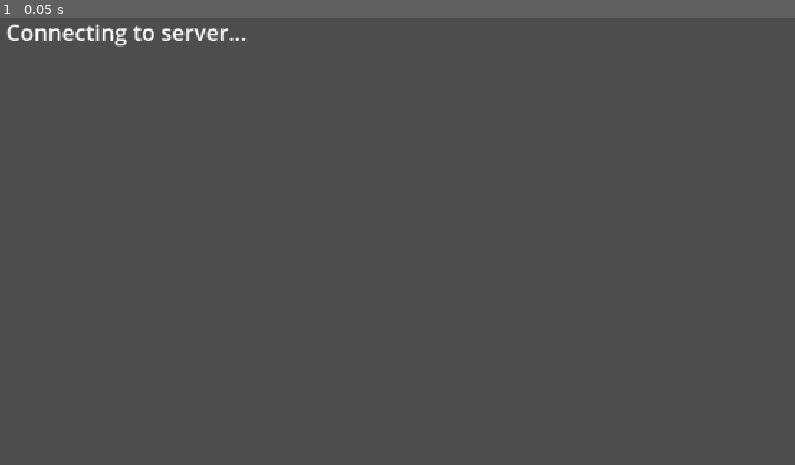
Above: before the commit, frame 1.
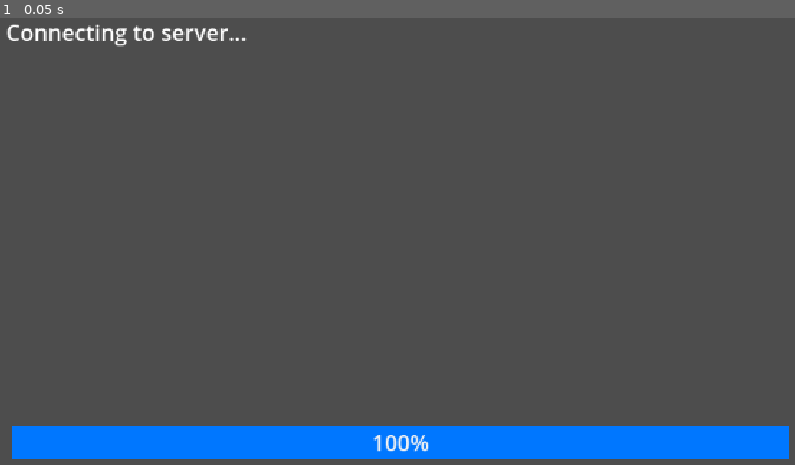
Above: after the commit, the same moment.

Repository: cyteon/polyworld
Game: Godot game, scene res://scenes/menus/loading.tscn
Same seed, same stepped clock (60 frames per second), same inputs: the game is played once before the commit and once after it. This scene is started directly instead of the project's main scene. A sky picture missing from this copy of the repository is replaced by a grey-blue gradient.
Inputs:
- Up to frame 1 (0.05 s): no input

The runs differ from the first frame. In frame 1, 7.2% of the frame differs, in the area x 1-100%, y 91-99%.

Commit message:
nicer loading stuff

Diff:
--- a/scenes/menus/loading.tscn
+++ b/scenes/menus/loading.tscn
@@ -1,6 +1,12 @@
-[gd_scene load_steps=2 format=3 uid="uid://c3f7jes1mwg41"]
+[gd_scene load_steps=4 format=3 uid="uid://c3f7jes1mwg41"]
 
 [ext_resource type="Script" uid="uid://crirca5tbgqwn" path="res://scripts/menus/loading.gd" id="1_en1jp"]
+
+[sub_resource type="StyleBoxFlat" id="StyleBoxFlat_en1jp"]
+bg_color = Color(0, 0, 0, 0.619608)
+
+[sub_resource type="StyleBoxFlat" id="StyleBoxFlat_72pgf"]
+bg_color = Color(0, 0.466667, 1, 1)
 
 [node name="Loading" type="Control"]
 layout_mode = 3
@@ -18,3 +24,19 @@
 offset_bottom = 45.0
 theme_override_font_sizes/font_size = 32
 text = "Connecting to server..."
+
+[node name="ProgressBar" type="ProgressBar" parent="."]
+layout_mode = 1
+anchors_preset = 12
+anchor_top = 1.0
+anchor_right = 1.0
+anchor_bottom = 1.0
+offset_left = 16.0
+offset_top = -56.0
+offset_right = -16.0
+offset_bottom = -11.0
+grow_horizontal = 2
+grow_vertical = 0
+theme_override_font_sizes/font_size = 32
+theme_override_styles/background = SubResource("StyleBoxFlat_en1jp")
+theme_override_styles/fill = SubResource("StyleBoxFlat_72pgf")
--- a/scripts/menus/loading.gd
+++ b/scripts/menus/loading.gd
@@ -1,14 +1,19 @@
 extends Control
 
+var progress: Array[int] = [0]
+
+var connected: bool = false
+
 func _ready() -> void:
+	ResourceLoader.load_threaded_request("res://scenes/world.tscn")
+
 	multiplayer.connected_to_server.connect(func():
 		print("[Client] Connection established")
+		connected = true
 
 		Network.rpc_id(get_multiplayer_authority(), "_authorize", OS.get_unique_id())
 
-		$Label.text = "Connected to server :D... Joining"
-
-		get_tree().change_scene_to_file("res://scenes/world.tscn")
+		$Label.text = "Connected to server :D... Loading"
 	)
 
 	multiplayer.connection_failed.connect(func():
@@ -19,3 +24,20 @@
 	Network.disconnected.connect(func(reason):
 		$Label.text = "Failed to connect to server: %s" % reason
 	)
+
+func _process(delta: float) -> void:
+	var status = ResourceLoader.load_threaded_get_status("res://scenes/world.tscn", progress)
+
+	match status:
+		ResourceLoader.THREAD_LOAD_INVALID_RESOURCE:
+			print("[Client] THREAD_LOAD_INVALID_RESOURCE")
+			$Label.text = "Connected to server :D... Failed to load"
+		ResourceLoader.THREAD_LOAD_FAILED:
+			print("[Client] THREAD_LOAD_FAILED")
+			$Label.text = "Connected to server :D... Failed to load"
+		ResourceLoader.THREAD_LOAD_IN_PROGRESS:
+			$ProgressBar.value = progress[0] * 100
+		ResourceLoader.THREAD_LOAD_LOADED:
+			$ProgressBar.value = 100
+			if not connected: return
+			get_tree().change_scene_to_packed(ResourceLoader.load_threaded_get("res://scenes/world.tscn"))
